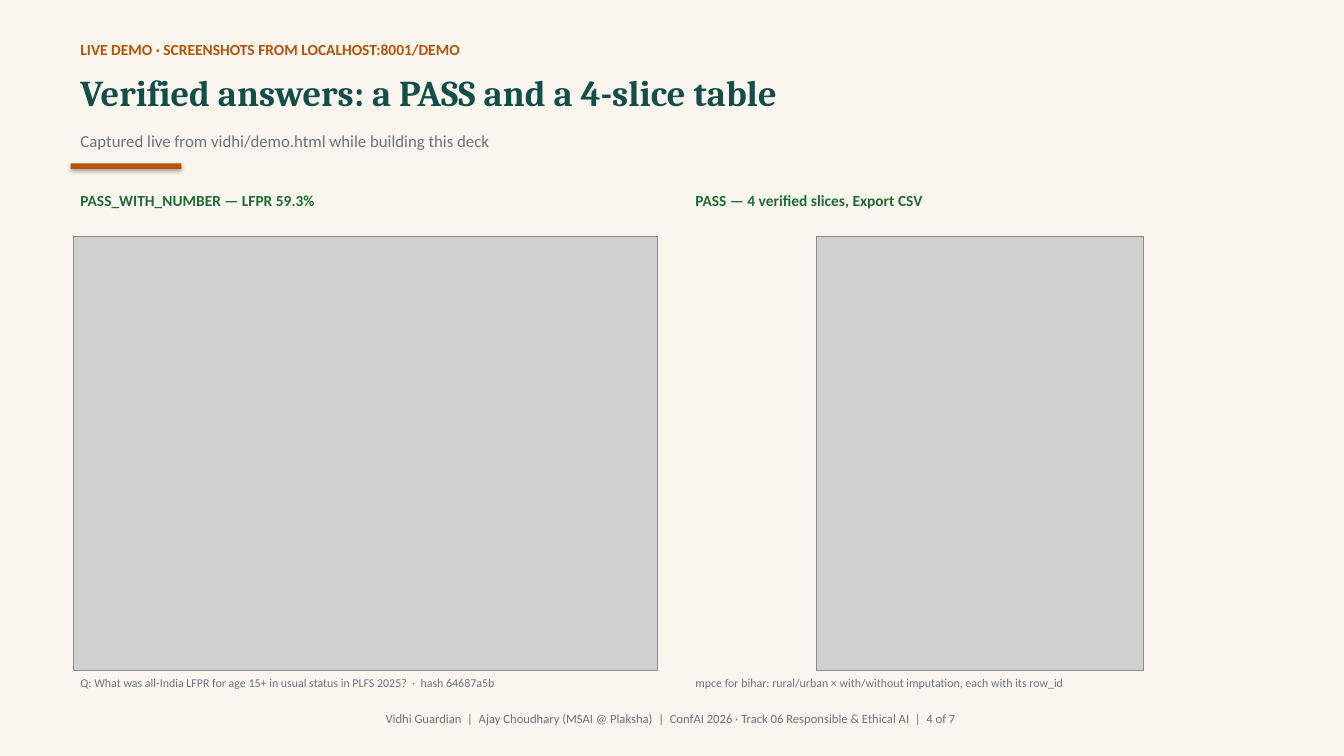
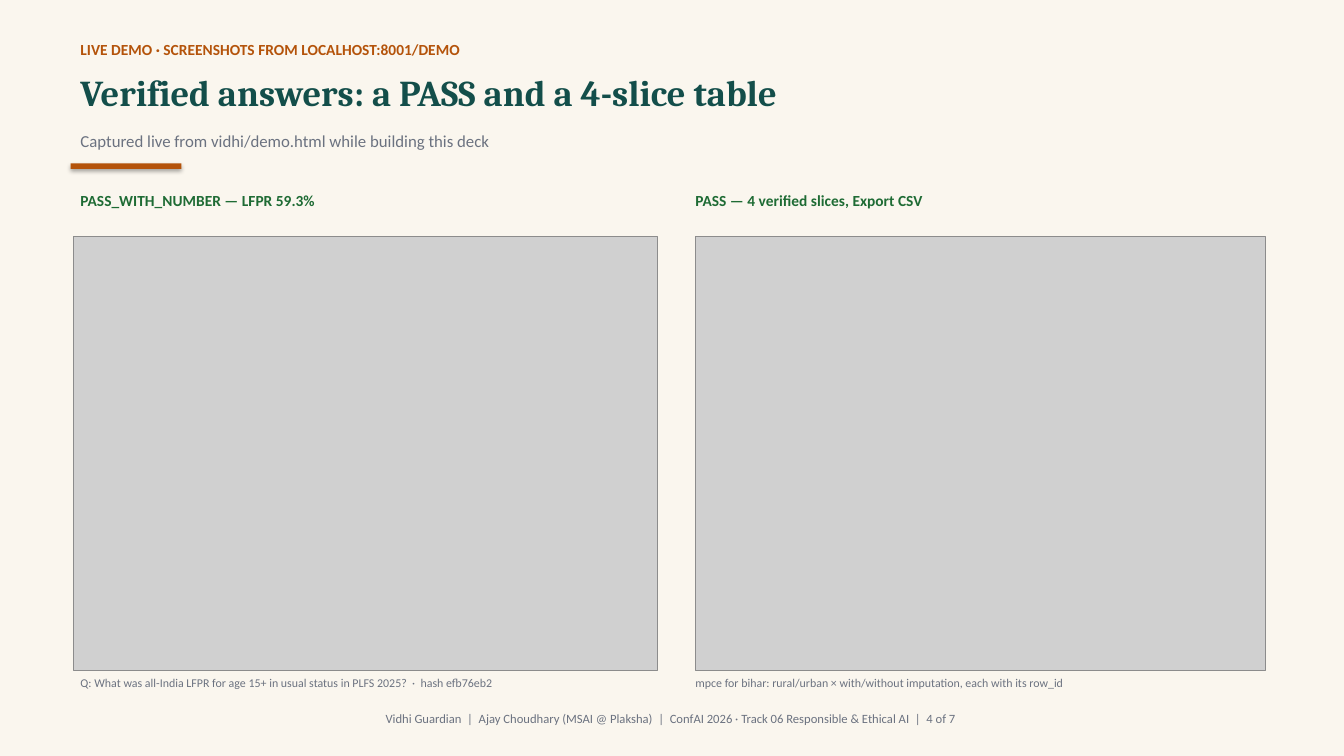
Before and after one commit to ajayc-iima/msai, a slide deck: slide 4 of aip-lab/vidhi/ConfAI_Vidhi_Firewall_7Slides_v3.pptx. Drawn at 1344x756 pixels with LibreOffice and Linux fonts; fonts in the diff are those of the drawing; grey boxes stand for pictures. Boxes give left, top, right and bottom in pixels: in the first picture for what was removed or moved away, otherwise in the second. Text is boxed around its words. In the diff, an @@ line names an element or a change of style, - is before the commit and + after.

Commit message:
Raw-PDF expansion: 173 -> 1708 verified rows, every figure answerable
Store: new extractors vidhi/sources/plfs_tables.py (PLFS Highlights
battery, both committed annual reports: 11 survey rounds x usual+CWS x
LFPR/WPR/UR x 15+/all-ages x 9 sector-sex cells, dual-file + anchor
checks), vidhi/sources/tus_tables.py (TUS 2024 factsheet battery: 9
ICATUS divisions x gender/sector/age x participation/per-participant/
per-person + Tables 10/11 group rows + report Statement 5/6 age-sex
rows, cross-checked against Statements 1-6 and 18), vidhi/sources/
hces_trend.py (Statement 10 2011-12 legs). scripts/vidhi_build.py
merges candidate rows on semantic keys, requiring equal values for
collisions; audit gate passes 1708/1708 verified.

Firewall: claims.py resolves the two PLFS series (bare-year tokens ->
calendar PLFS_2022/2023/2024, hyphenated -> traditional), explicit age
buckets (6-14/15-29/15-59/60plus), TUS per-person/per-participant
basis defaults, new group-activity aliases; store.lookup stops treating
claim age/measure all as universal; rules.py gains the PLFS
calendar-vs-traditional comparability rule (R_COMPARABILITY_PLFS_
CALENDAR, verbatim footnote) and taxonomy-driven age_groups checks
(survey_metadata.yaml v4); comparability_rules.yaml v4.

Guarantee: coverage_probe.py re-written for the full vocabulary -

1708/1708 verified rows answerable with exact figure and row id;
goldens 100/100 (V056/V057 pinned to aged 6-14, V064 CWS LFPR now
PASSes 55.7%); abstention recall 1.000, hallucination 0.000; 110
tests green; demo Scenario D moved to a genuinely uncovered state
slice (Bihar female LFPR 2025). Docs/poster/deck numbers and
abstention narratives swept and re-rendered.

```diff
--- a/aip-lab/vidhi/ConfAI_Vidhi_Firewall_7Slides_v3.pptx
+++ b/aip-lab/vidhi/ConfAI_Vidhi_Firewall_7Slides_v3.pptx
@@ picture: place and size @@
-picture at [817,237,1143,670]
+picture at [696,237,1266,670]
@@ text at [80,678,492,689]: text changed @@
-Q: What was all-India LFPR for age 15+ in usual status in PLFS 2025? · hash 64687a5b
+Q: What was all-India LFPR for age 15+ in usual status in PLFS 2025? · hash efb76eb2
```
Also in this commit, not shown: 4 other slides changed, 39 other files.
